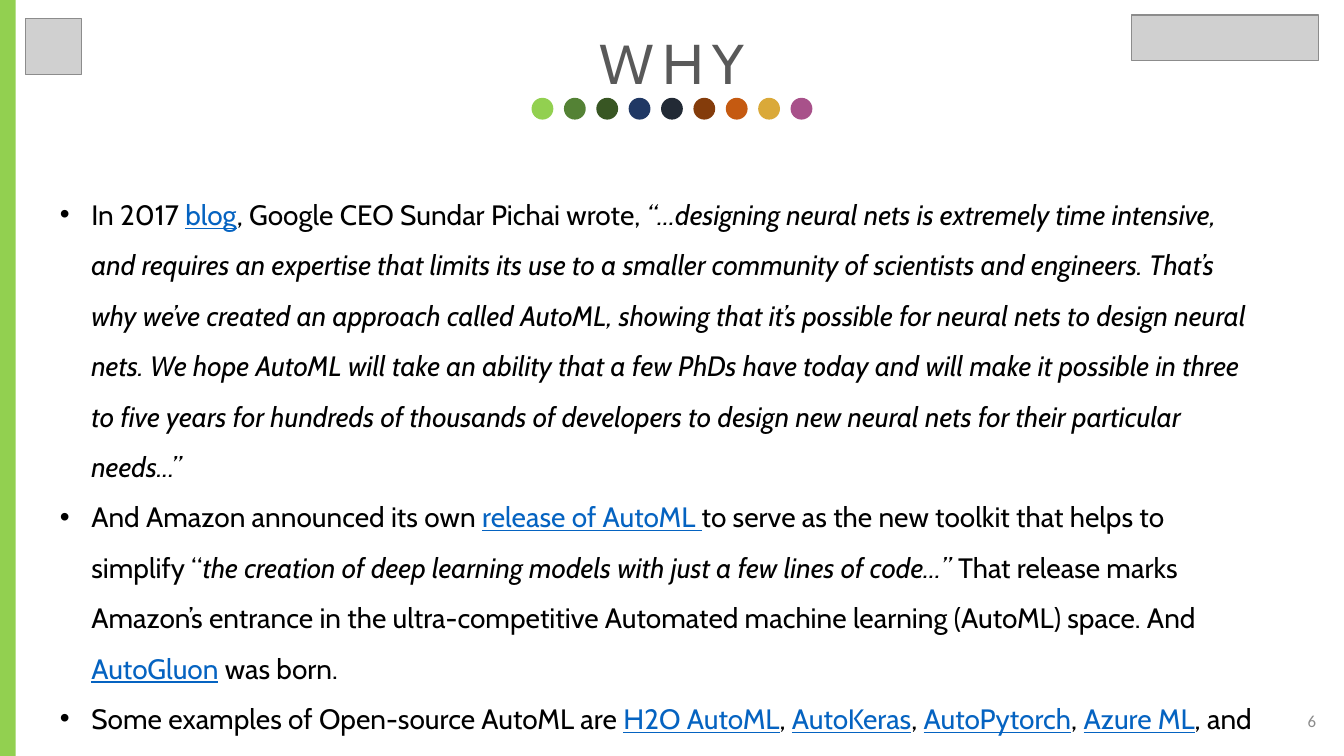
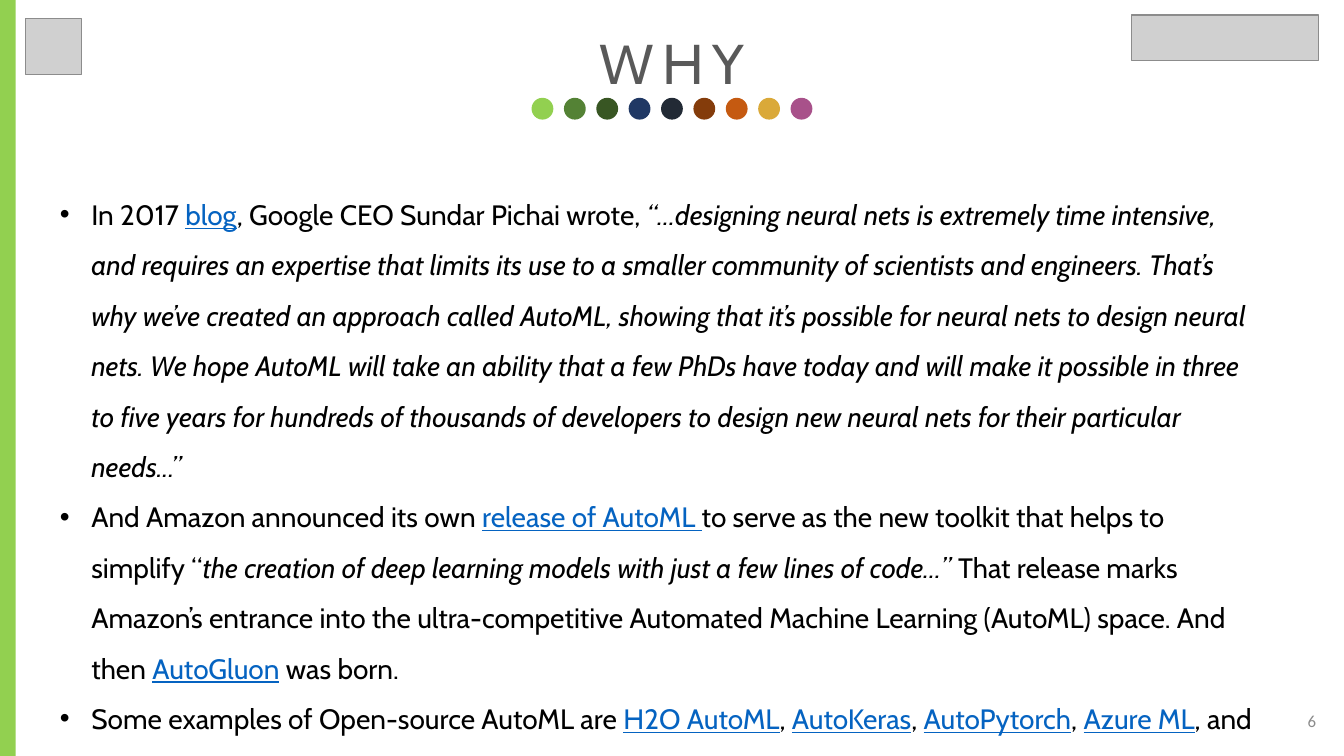
Before and after one commit to djoguns/brightonr-autogluon-wagon, a slide deck: slide 6 of docs/2022-04-28 BrightonR, Dayo Oguntoyinbo AutoGluon Presentation.pptx. Drawn at 1344x756 pixels with LibreOffice and Linux fonts; fonts in the diff are those of the drawing; grey boxes stand for pictures. Boxes give left, top, right and bottom in pixels: in the first picture for what was removed or moved away, otherwise in the second. Text is boxed around its words. In the diff, an @@ line names an element or a change of style, - is before the commit and + after.

Commit message:
BrightonR - AutoGluon Slide Updates

```diff
--- a/docs/2022-04-28 BrightonR, Dayo Oguntoyinbo AutoGluon Presentation.pptx
+++ b/docs/2022-04-28 BrightonR, Dayo Oguntoyinbo AutoGluon Presentation.pptx
@@ text at box(91, 506, 1225, 683): text changed @@
-• And Amazon announced its own release of AutoML to serve as the new toolkit that helps to simplify “the creation of deep learning models with just a few lines of code…” That release marks Amazon’s entrance in the ultra-competitive Automated machine learning (AutoML) space. And AutoGluon was born.
+• And Amazon announced its own release of AutoML to serve as the new toolkit that helps to simplify “the creation of deep learning models with just a few lines of code…” That release marks Amazon’s entrance into the ultra-competitive Automated Machine Learning (AutoML) space. And then AutoGluon was born.
```
Also in this commit, not shown: 5 other slides changed.
